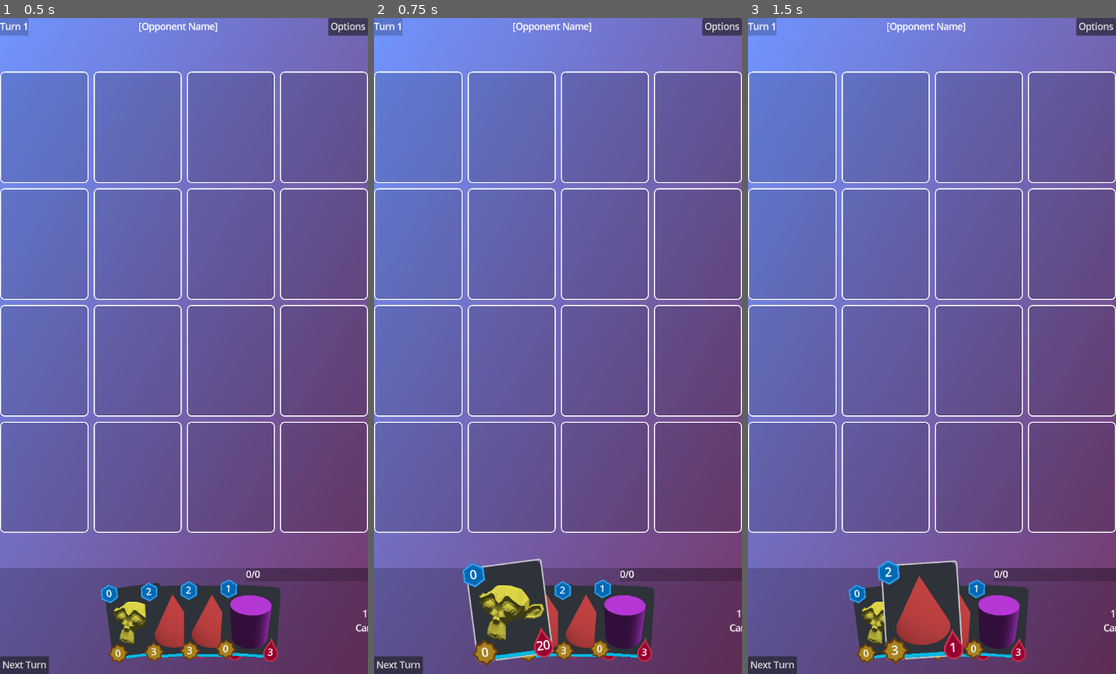
Above: before the commit, frames 1-3 (left to right).
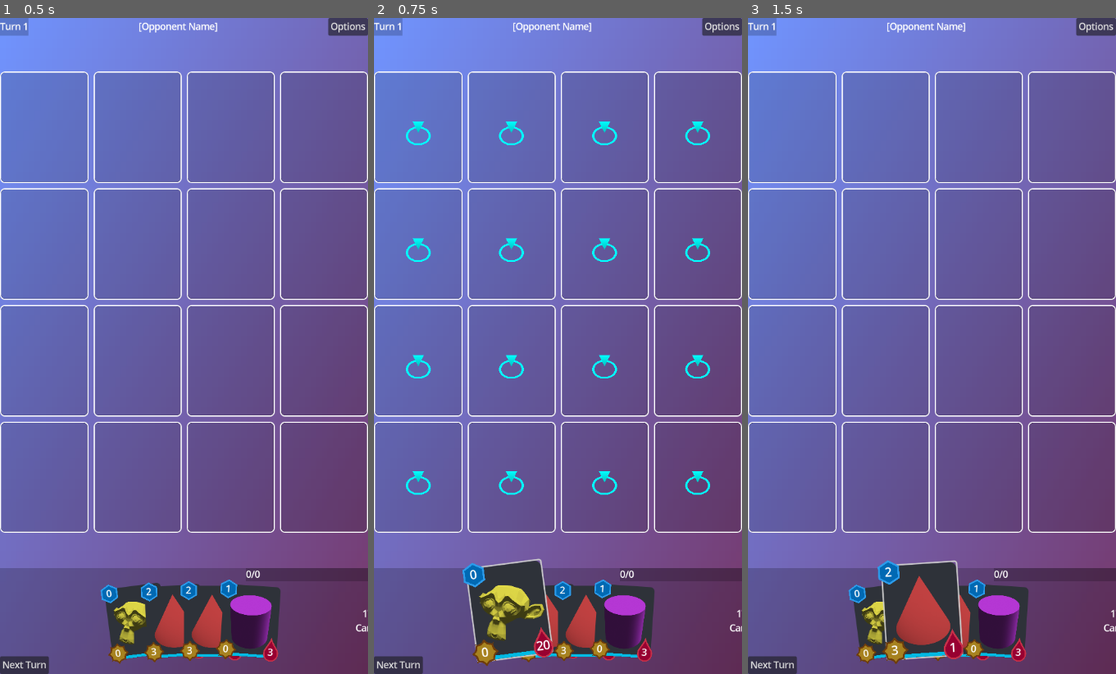
Above: after the commit, the same moments.

Repository: Holy-Person/CardBattler
Game: Godot game, scene res://scenes/battle.tscn
Same seed, same stepped clock (60 frames per second), same inputs: the game is played once before the commit and once after it.
Inputs (mouse positions are in pixels of both pictures, inside the frame that each line leads up to):
- Up to frame 1 (0.5 s): no input
- Up to frame 2 (0.75 s): click (510, 621) at 0.5 s
- Up to frame 3 (1.5 s): click (920, 621) at 1.27 s

Frame 1 is identical in both runs. In frame 2, 1.4% of the frame differs, in the area x 8-92%, y 15-73%; in frame 3, nothing differs.

Commit message:
Card Deployment & Various
Back from the break, going to be at this more actively again.
This includes the deployment of cards from the hand to the field.

Diff:
--- a/components/card_active.tscn
+++ b/components/card_active.tscn
@@ -5,12 +5,18 @@
 
 [node name="CardActive" type="Control"]
 layout_mode = 3
+anchors_preset = 0
+offset_right = 100.0
+offset_bottom = 125.0
+mouse_filter = 2
+script = ExtResource("1_ah8j5")
+
+[node name="CardVisual" parent="." instance=ExtResource("2_upcmw")]
+layout_mode = 1
 anchors_preset = 15
 anchor_right = 1.0
 anchor_bottom = 1.0
+offset_right = 0.0
+offset_bottom = 0.0
 grow_horizontal = 2
 grow_vertical = 2
-script = ExtResource("1_ah8j5")
-
-[node name="CardVisual" parent="." instance=ExtResource("2_upcmw")]
-layout_mode = 0
--- a/components/card_visual.gd
+++ b/components/card_visual.gd
@@ -67,5 +67,6 @@
 	self_modulate = Color(0.65, 0.65, 0.65) if card.has_attacked else Color.WHITE
 	image.self_modulate = self_modulate if card.has_attacked else card_base.tint
 	shimmer.visible = false if card.has_moved || card.has_attacked else true
-	if shimmer.position.y < -250: shimmer.position.y = 125
-	shimmer.position.y -= delta * 350
+	if shimmer.position.y < size.y * -2: shimmer.position.y = size.y
+	shimmer.position.y -= delta * (size.y * 2.2)
+	shimmer.size = Vector2(size.x * 1.5, size.y / 4.5)
--- a/components/card_visual.tscn
+++ b/components/card_visual.tscn
@@ -39,17 +39,15 @@
 
 [node name="ColorRect" type="ColorRect" parent="Control"]
 layout_mode = 1
-anchors_preset = 8
-anchor_left = 0.5
-anchor_top = 0.5
-anchor_right = 0.5
-anchor_bottom = 0.5
-offset_left = -65.0
-offset_top = 62.5
-offset_right = 85.0
-offset_bottom = 102.5
+anchors_preset = 12
+anchor_top = 1.0
+anchor_right = 1.0
+anchor_bottom = 1.0
+offset_left = -5.0
+offset_right = 45.0
+offset_bottom = 40.0
 grow_horizontal = 2
-grow_vertical = 2
+grow_vertical = 0
 rotation = 0.436332
 mouse_filter = 2
 color = Color(1, 1, 1, 0.25098)
--- a/components/field_panel.gd
+++ b/components/field_panel.gd
@@ -46,3 +46,10 @@
 
 func clear_highlight() -> void:
 	highlight.type = Highlight.HighlightType.NONE
+
+
+
+func _draw() -> void:
+	if !card: return
+	card.set_size(size)
+	card.set_global_position(global_position)
--- a/components/hand.gd
+++ b/components/hand.gd
@@ -10,6 +10,8 @@
 
 var card_hand = load("res://components/card_hand.tscn")
 var card_group : ButtonGroup = ButtonGroup.new()
+
+var selected_card : CardHand
 
 signal card_selected(card : CardHand)
 
@@ -46,9 +48,19 @@
 
 func select_card(state : bool, card : CardHand) -> void:
 	if !state:
-		card_selected.emit(null)
+		selected_card = null
 		return
+	selected_card = card
 	card_selected.emit(card)
+
+func deselect_card() -> void:
+	selected_card = null
+	if card_group.get_pressed_button():
+		card_group.get_pressed_button().set_pressed(false)
+
+func deploy_selected_card() -> void:
+	selected_card.queue_free()
+	selected_card = null
 
 func update_hand_visual() -> void:
 	for child in card_root.get_children():
--- a/core/cardbuilder.gd
+++ b/core/cardbuilder.gd
@@ -46,8 +46,8 @@
 		card_base.set(field, data[field])
 
 	if !card_base.image:
-		if FileAccess.file_exists('res://images/%s.png' % [id]): card_base.image = load('res://images/%s.png' % [id])
+		if FileAccess.file_exists('res://images/cards/%s.png' % [id]): card_base.image = load('res://images/cards/%s.png' % [id])
 		else:
-			card_base.image = load('res://images/error.png')
+			card_base.image = load('res://images/cards/error.png')
 			card_base.tint = Color.RED
 	return card_base
--- a/project.godot
+++ b/project.godot
@@ -14,7 +14,9 @@
 run/main_scene="res://scenes/battle.tscn"
 config/features=PackedStringArray("4.1", "Mobile")
 boot_splash/bg_color=Color(0.309804, 0.34902, 0.745098, 1)
-config/icon="res://icon.svg"
+boot_splash/image="res://images/cb_no_background.png"
+boot_splash/fullsize=false
+config/icon="res://images/cb.png"
 
 [autoload]
 
--- a/scenes/battle.gd
+++ b/scenes/battle.gd
@@ -10,11 +10,13 @@
 @onready var card_root : Control = %Cards
 @onready var hand : Hand = $InteractiveRegion/UserUI/Hand
 
+var card_active = preload("res://components/card_active.tscn")
+
 var field : Field
 
 var is_turn : bool
 
-var selected_card
+var field_selected_card : CardActive
 
 
 
@@ -23,20 +25,29 @@
 	DisplayServer.window_set_min_size(Vector2i(340, 620))
 	field = Field.new()
 	center_field.add_child(field)
+	center_field.move_child(field, 0)
+
+	field.field_clicked.connect(on_field_clicked)
+	hand.card_selected.connect(select_card)
 
 
 
 func next_turn() -> void:
-	selected_card = null
+	field_selected_card = null
 	for card in card_root.get_children():
 		card.has_moved = false
 		card.has_attacked = false
 
-func select_card(card : CardActive) -> void:
+func select_card(card) -> void:
 	field.clear_highlights()
-	selected_card = card
-	if !card: return
-	field.highlight_from_position(card.pos)
+	if card is CardActive:
+		hand.deselect_card()
+		field_selected_card = card
+		field.highlight_from_position(card.pos)
+	elif card is CardHand:
+		field.highlight_from_hand(card.card_base.id)
+	else:
+		return
 
 func on_field_clicked(pos : Vector2i) -> void:
 	var selected_field : FieldPanel = field.field_list[pos.y][pos.x]
@@ -44,27 +55,26 @@
 	match selected_field.get_type():
 		FieldPanel.PanelType.CARD:
 			# Check if card is your own here.
-			if selected_card == selected_field.get_card():
+			if field_selected_card == selected_field.get_card():
 				select_card(null)
 				return
 			select_card(selected_field.get_card())
 		FieldPanel.PanelType.MOVE:
-			if !selected_card: return
-			selected_card.has_moved = true
-			field.move_card_to(selected_card, pos)
+			if !field_selected_card: return
+			field_selected_card.has_moved = true
+			field.move_card_to(field_selected_card, pos)
 			select_card(null)
 		FieldPanel.PanelType.ATTACK:
-			if !selected_card: return
-			selected_card.has_attacked = true
-			field.attack_card_at(selected_card, pos)
+			if !field_selected_card: return
+			field_selected_card.has_attacked = true
+			field.attack_card_at(field_selected_card, pos)
 			select_card(null)
 		FieldPanel.PanelType.DEPLOY:
-			# Might need to migrate the paneltype into a fieldtype/paneltype system next time.
-			# - Otherwise cards can still be selected while deploying a card.
-			# - Other solution could be to make selecting a card clear any focus in the hand as well.
+			var card : CardActive = card_active.instantiate()
+			card.card_base = hand.selected_card.card_base
+			card_root.add_child(card)
+			field.set_card_to(card, pos)
+			hand.deploy_selected_card()
+			select_card(null)
 
-			pass
-
-
-func _on_hand_card_selected(card) -> void:
-	pass # Replace with function body.
+	hand.deselect_card()
--- a/scenes/battle.tscn
+++ b/scenes/battle.tscn
@@ -214,4 +214,3 @@
 autowrap_mode = 2
 
 [connection signal="pressed" from="InteractiveRegion/UserUI/Button" to="." method="next_turn"]
-[connection signal="card_selected" from="InteractiveRegion/UserUI/Hand" to="." method="_on_hand_card_selected"]
--- a/scenes/field.gd
+++ b/scenes/field.gd
@@ -14,10 +14,10 @@
 		cards = cards.filter(func(card): return is_instance_valid(card))
 		return cards
 
+var kings : Dictionary
+
 ## A panel on the field, used for interactions and visuals.
 var field_panel = load("res://components/field_panel.tscn")
-## A card on the field.
-var card_active = load("res://components/card_active.tscn")
 
 ## The currently selected card, used with InteractionType.CARD to control the card.
 var selected_card : CardActive
@@ -46,17 +46,21 @@
 
 
 func highlight_from_hand(id : String) -> void:
-	for i in field_size * field_size:
-		@warning_ignore("integer_division")
-		var pos : Vector2i = Vector2i( i % field_size, i / field_size )
-		var card_base : CardBase = CardBuilder.get_card(id)
-		match card_base.type:
-			"king":
+	var card_base : CardBase = CardBuilder.get_card(id)
+	match card_base.type:
+		"king":
+			for i in field_size * field_size:
+				@warning_ignore("integer_division")
+				var pos : Vector2i = Vector2i( i % field_size, i / field_size )
 				if field_list[pos.y][pos.x].has_card(): continue
 				field_list[pos.y][pos.x].set_highlight(Highlight.HighlightType.DEPLOY)
-			_:
-				# In a radius around the king.
-				pass
+		_:
+			if !kings.has(multiplayer.get_remote_sender_id()): return
+			for i in field_size * field_size:
+				@warning_ignore("integer_division")
+				var pos : Vector2i = Vector2i( i % field_size, i / field_size )
+				if abs(pos - kings[multiplayer.get_remote_sender_id()].pos).x + abs(pos - kings[multiplayer.get_remote_sender_id()].pos).y  <= 2 && !field_list[pos.y][pos.x].has_card():
+					field_list[pos.y][pos.x].set_highlight(Highlight.HighlightType.DEPLOY)
 
 
 
@@ -82,10 +86,13 @@
 
 
 func set_card_to(card : CardActive, pos : Vector2i) -> void:
-	#card.owner_id = multiplayer.get_remote_sender_id() # No multiplayer yet.
+	card.owner_id = multiplayer.get_remote_sender_id()
+	if card.card_base.type == "king":
+		kings[multiplayer.get_remote_sender_id()] = card
 	cards.append(card)
 	field_list[pos.y][pos.x].set_card(card)
 	card.pos = pos
+	card.size = field_list[pos.y][pos.x].size
 	card.global_position = field_list[pos.y][pos.x].global_position
 
 func move_card_to(card : CardActive, pos : Vector2i) -> void:
Renamed: images/cone.png -> images/cards/cone.png
Not shown, changed: images/cards/cone.png.import
Renamed: images/cube.png -> images/cards/cube.png
Not shown, changed: images/cards/cube.png.import
Renamed: images/cylinder.png -> images/cards/cylinder.png
Not shown, added: images/cards/cylinder.png.import
Renamed: images/error.png -> images/cards/error.png
Not shown, changed: images/cards/error.png.import
Renamed: images/icosphere.png -> images/cards/icosphere.png
Not shown, changed: images/cards/icosphere.png.import
Renamed: images/sphere.png -> images/cards/sphere.png
Not shown, changed: images/cards/sphere.png.import
(and 8 more such lines)
